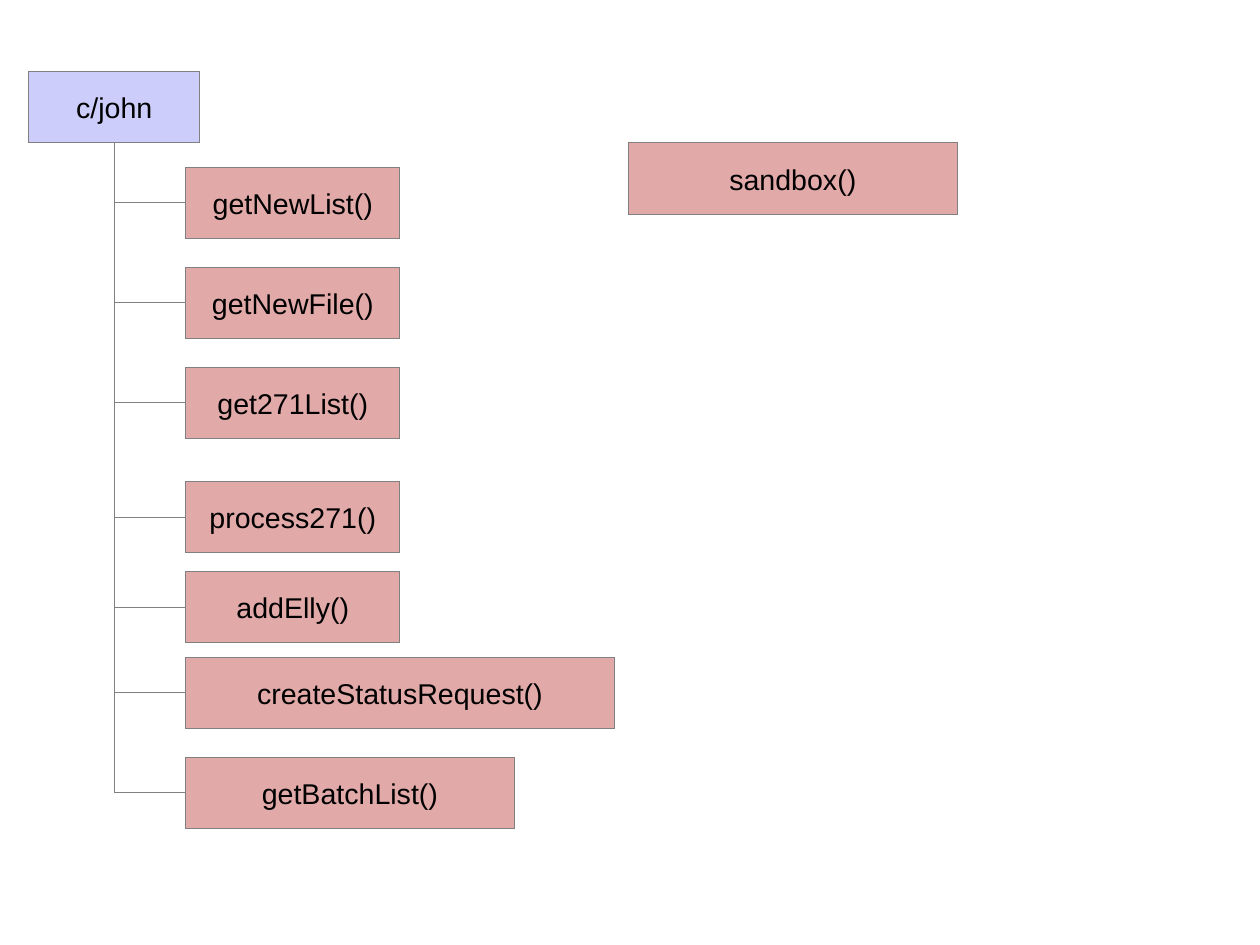
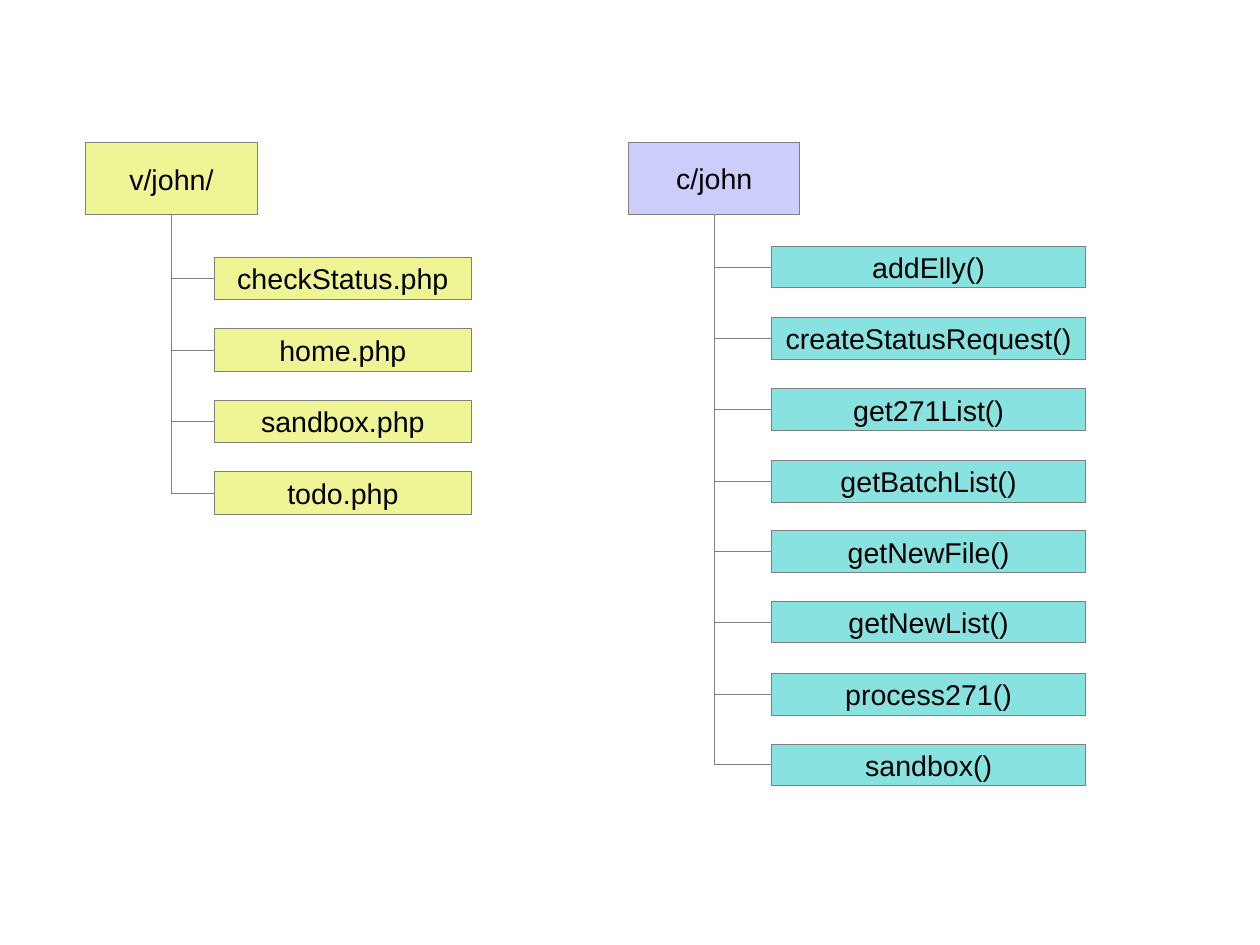
Before and after one commit to JamesLeB/Stout, a slide deck: slide 4 of Documents/BillingSystem.odp (slide 8 before the commit). Drawn at 1260x945 pixels with LibreOffice and Linux fonts; fonts in the diff are those of the drawing. Boxes give left, top, right and bottom in pixels: in the first picture for what was removed or moved away, otherwise in the second. Text is boxed around its words. In the diff, an @@ line names an element or a change of style, - is before the commit and + after.

```diff
--- a/Documents/BillingSystem.odp
+++ b/Documents/BillingSystem.odp
@@ rectangle added at [86, 143, 257, 214], fill #EFF494, outline #808080 0 pt, 18 pt, text #000000 @@
+v/john/
@@ elbow line removed from (114, 143) to (186, 794) @@
@@ rectangle "c/john": place and size @@
-rectangle "c/john" at [29, 71, 200, 142]
+rectangle "c/john" at [629, 143, 800, 214]
@@ elbow line moved from (114, 143) - (186, 517) to (172, 214) - (215, 493) @@
@@ elbow line moved from (114, 143) - (186, 402) to (172, 214) - (215, 422) @@
@@ elbow line moved from (114, 143) - (186, 303) to (172, 214) - (215, 350) @@
@@ elbow line moved from (114, 143) - (186, 202) to (172, 214) - (215, 279) @@
@@ elbow line moved from (114, 143) - (186, 693) to (715, 214) - (772, 765) @@
@@ elbow line moved from (114, 143) - (186, 607) to (715, 214) - (772, 695) @@
@@ elbow line added from (715, 214) to (772, 622), #808080 0 pt @@
@@ elbow line added from (715, 214) to (772, 552), #808080 0 pt @@
@@ elbow line added from (715, 214) to (772, 410), #808080 0 pt @@
@@ elbow line added from (715, 214) to (772, 268), #808080 0 pt @@
@@ elbow line added from (715, 214) to (772, 338), #808080 0 pt @@
@@ elbow line added from (715, 214) to (772, 481), #808080 0 pt @@
@@ rectangle added at [214, 257, 471, 300], fill #EFF494, outline #808080 0 pt, 18 pt, text #000000 @@
+checkStatus.php
@@ rectangle "addElly()": place and size @@
-rectangle "addElly()" at [185, 572, 399, 643]
+rectangle "addElly()" at [772, 246, 1086, 288]
@@ rectangle added at [214, 329, 471, 372], fill #EFF494, outline #808080 0 pt, 18 pt, text #000000 @@
+home.php
@@ rectangle "createStatusRequest()": place and size @@
-rectangle "createStatusRequest()" at [186, 657, 615, 728]
+rectangle "createStatusRequest()" at [772, 318, 1086, 360]
@@ rectangle "get271List()": place and size @@
-rectangle "get271List()" at [185, 367, 399, 438]
+rectangle "get271List()" at [772, 389, 1086, 431]
@@ rectangle added at [214, 400, 471, 442], fill #EFF494, outline #808080 0 pt, 18 pt, text #000000 @@
+sandbox.php
@@ rectangle added at [214, 472, 471, 515], fill #EFF494, outline #808080 0 pt, 18 pt, text #000000 @@
+todo.php
@@ rectangle "getBatchList()": place and size @@
-rectangle "getBatchList()" at [185, 757, 513, 828]
+rectangle "getBatchList()" at [772, 461, 1086, 503]
@@ rectangle "getNewFile()": place and size @@
-rectangle "getNewFile()" at [186, 268, 400, 338]
+rectangle "getNewFile()" at [772, 531, 1086, 573]
@@ rectangle "getNewList()": place and size @@
-rectangle "getNewList()" at [186, 167, 400, 238]
+rectangle "getNewList()" at [772, 601, 1086, 644]
@@ rectangle "process271()": place and size @@
-rectangle "process271()" at [185, 481, 399, 552]
+rectangle "process271()" at [772, 673, 1086, 716]
@@ fill #E2A9A9 to #87E2E0 in 8 elements at [772, 601, 1086, 644], [772, 531, 1086, 573], [772, 389, 1086, 431], [772, 673, 1086, 716], [772, 246, 1086, 288], [772, 318, 1086, 360], [772, 461, 1086, 503], [772, 744, 1086, 787] @@
@@ rectangle "sandbox()": place and size @@
-rectangle "sandbox()" at [629, 143, 957, 214]
+rectangle "sandbox()" at [772, 744, 1086, 787]
```
Also in this commit, not shown: 3 other slides changed, 2 slides added.
